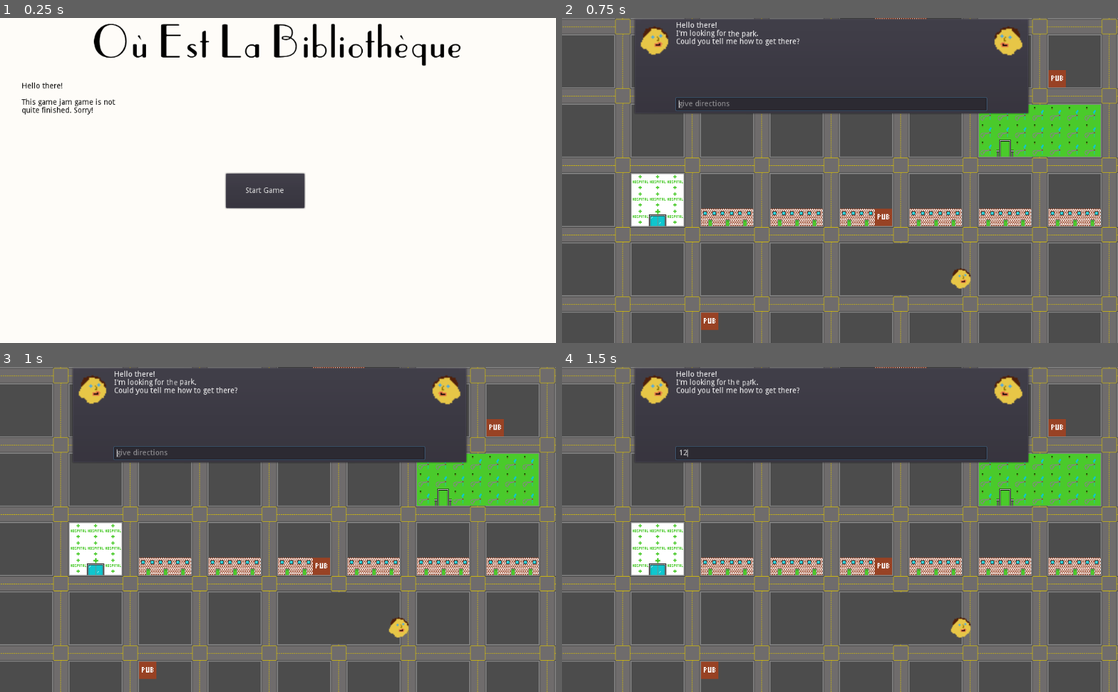
Above: before the commit, frames 1-4 (two rows, left to right).
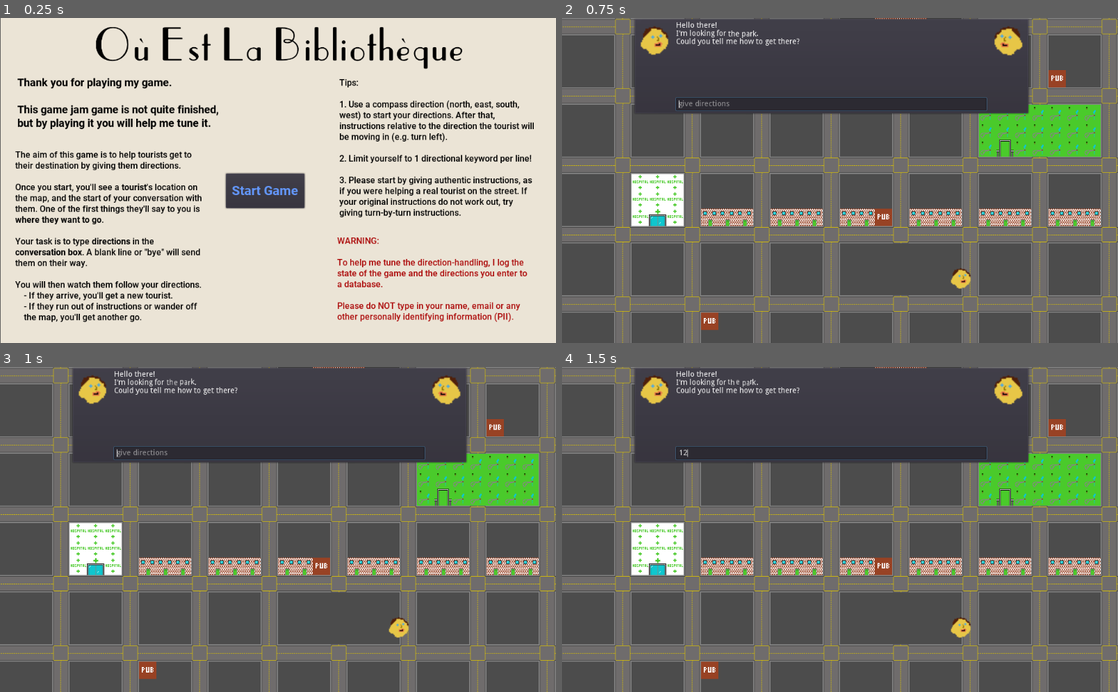
Above: after the commit, the same moments.

Repository: rikkiprince/ggj21-wfh-lost-and-found
Game: Godot game, scene res://HomeScreen.tscn
Two runs of this game, one before a commit and one after it. Both use one fixed random seed, a clock stepped at 60 frames per second and the inputs below.
Inputs (mouse positions are in pixels of both pictures, inside the frame that each line leads up to):
- Up to frame 1 (0.25 s): no input
- Up to frame 2 (0.75 s): click "Start Game" at 0.5 s
- Up to frame 3 (1 s): no input
- Up to frame 4 (1.5 s): click (828, 454) at 1.27 s; type "12" at 1.35 s

The runs differ from the first frame. In frame 1, 98% of the frame differs, in the area x 0-100%, y 0-100%; in frame 2, nothing differs; in frame 3, nothing differs; in frame 4, nothing differs.

Commit message:
Add font and more text to home screen

Diff:
--- a/godot-project/HomeScreen.tscn
+++ b/godot-project/HomeScreen.tscn
@@ -1,7 +1,23 @@
-[gd_scene load_steps=3 format=2]
+[gd_scene load_steps=9 format=2]
 
 [ext_resource path="res://HomeScreen.gd" type="Script" id=1]
 [ext_resource path="res://ou-est-la-bibliotheque-title.png" type="Texture" id=2]
+[ext_resource path="res://Roboto-Bold.ttf" type="DynamicFontData" id=3]
+[ext_resource path="res://Roboto-Medium.ttf" type="DynamicFontData" id=4]
+
+[sub_resource type="DynamicFont" id=4]
+size = 24
+font_data = ExtResource( 3 )
+
+[sub_resource type="DynamicFont" id=1]
+size = 20
+font_data = ExtResource( 3 )
+
+[sub_resource type="DynamicFont" id=3]
+font_data = ExtResource( 3 )
+
+[sub_resource type="DynamicFont" id=2]
+font_data = ExtResource( 4 )
 
 [node name="Control" type="Control"]
 anchor_right = 1.0
@@ -12,9 +28,11 @@
 }
 
 [node name="ColorRect" type="ColorRect" parent="."]
-margin_right = 1025.0
-margin_bottom = 601.0
-color = Color( 0.996078, 0.988235, 0.972549, 1 )
+margin_left = 0.816498
+margin_top = -0.809677
+margin_right = 1025.82
+margin_bottom = 600.19
+color = Color( 0.921569, 0.894118, 0.839216, 1 )
 __meta__ = {
 "_edit_use_anchors_": false
 }
@@ -24,27 +42,116 @@
 margin_top = 287.107
 margin_right = 561.191
 margin_bottom = 351.107
+custom_fonts/font = SubResource( 4 )
+custom_colors/font_color = Color( 0.392157, 0.6, 1, 1 )
 text = "Start Game"
 __meta__ = {
 "_edit_use_anchors_": false
 }
 
 [node name="Sprite" type="Sprite" parent="."]
-position = Vector2( 510.459, 49.6579 )
+position = Vector2( 513.725, 55.3734 )
 scale = Vector2( 0.591525, 0.591525 )
 texture = ExtResource( 2 )
 
 [node name="RichTextLabel" type="RichTextLabel" parent="."]
-margin_left = 40.2132
-margin_top = 119.451
-margin_right = 239.213
-margin_bottom = 271.451
+margin_left = 31.5505
+margin_top = 106.514
+margin_right = 425.551
+margin_bottom = 221.514
+custom_fonts/normal_font = SubResource( 1 )
 custom_colors/default_color = Color( 0, 0, 0, 1 )
 bbcode_enabled = true
-bbcode_text = "Hello there!
+bbcode_text = "Thank you for playing my game.
 
-This game jam game is not quite finished. Sorry!"
-text = "Hello there!
+This game jam game is not quite finished, but by playing it you will help me tune it."
+text = "Thank you for playing my game.
 
-This game jam game is not quite finished. Sorry!"
+This game jam game is not quite finished, but by playing it you will help me tune it."
+__meta__ = {
+"_edit_use_anchors_": false
+}
+
+[node name="RichTextLabel2" type="RichTextLabel" parent="."]
+margin_left = 28.0
+margin_top = 242.716
+margin_right = 381.0
+margin_bottom = 582.716
+custom_fonts/bold_font = SubResource( 3 )
+custom_fonts/normal_font = SubResource( 2 )
+custom_colors/default_color = Color( 0, 0, 0, 1 )
+bbcode_enabled = true
+bbcode_text = "The aim of this game is to help tourists get to their destination by giving them directions.
+
+Once you start, you'll see a [b]tourist[/b]'s location on the map, and the start of your conversation with them. One of the first things they'll say to you is [b]where they want to go[/b].
+
+Your task is to type [b]directions[/b] in the [b]conversation box[/b]. A blank line or \"bye\" will send them on their way.
+
+You will then watch them follow your directions.
+[indent]- If they arrive, you'll get a new tourist.
+- If they run out of instructions or wander off the map, you'll get another go.[/indent]
+"
+text = "The aim of this game is to help tourists get to their destination by giving them directions.
+
+Once you start, you'll see a tourist's location on the map, and the start of your conversation with them. One of the first things they'll say to you is where they want to go.
+
+Your task is to type directions in the conversation box. A blank line or \"bye\" will send them on their way.
+
+You will then watch them follow your directions.
+	- If they arrive, you'll get a new tourist.
+- If they run out of instructions or wander off the map, you'll get another go.
+"
+__meta__ = {
+"_edit_use_anchors_": false
+}
+
+[node name="RichTextLabel3" type="RichTextLabel" parent="."]
+margin_left = 625.101
+margin_top = 109.615
+margin_right = 991.101
+margin_bottom = 409.615
+custom_fonts/bold_font = SubResource( 3 )
+custom_fonts/normal_font = SubResource( 2 )
+custom_colors/default_color = Color( 0, 0, 0, 1 )
+bbcode_enabled = true
+bbcode_text = "Tips:
+
+1. Use a compass direction (north, east, south, west) to start your directions. After that, instructions relative to the direction the tourist will be moving in (e.g. turn left).
+
+2. Limit yourself to 1 directional keyword per line!
+
+3. Please start by giving authentic instructions, as if you were helping a real tourist on the street. If your original instructions do not work out, try giving turn-by-turn instructions."
+text = "Tips:
+
+1. Use a compass direction (north, east, south, west) to start your directions. After that, instructions relative to the direction the tourist will be moving in (e.g. turn left).
+
+2. Limit yourself to 1 directional keyword per line!
+
+3. Please start by giving authentic instructions, as if you were helping a real tourist on the street. If your original instructions do not work out, try giving turn-by-turn instructions."
+__meta__ = {
+"_edit_use_anchors_": false
+}
+
+[node name="RichTextLabel4" type="RichTextLabel" parent="."]
+margin_left = 621.202
+margin_top = 402.431
+margin_right = 979.202
+margin_bottom = 588.431
+custom_fonts/bold_font = SubResource( 3 )
+custom_fonts/normal_font = SubResource( 2 )
+custom_colors/default_color = Color( 0.67451, 0.0313726, 0.0313726, 1 )
+bbcode_enabled = true
+bbcode_text = "WARNING:
+
+To help me tune the direction-handling, I log the state of the game and the directions you enter to a database.
+
+Please do NOT type in your name, email or any other personally identifying information (PII)."
+text = "WARNING:
+
+To help me tune the direction-handling, I log the state of the game and the directions you enter to a database.
+
+Please do NOT type in your name, email or any other personally identifying information (PII)."
+__meta__ = {
+"_edit_use_anchors_": false
+}
 [connection signal="pressed" from="Button" to="." method="_on_Button_pressed"]
Binary file added: godot-project/Roboto-Bold.ttf
Binary file added: godot-project/Roboto-Medium.ttf
